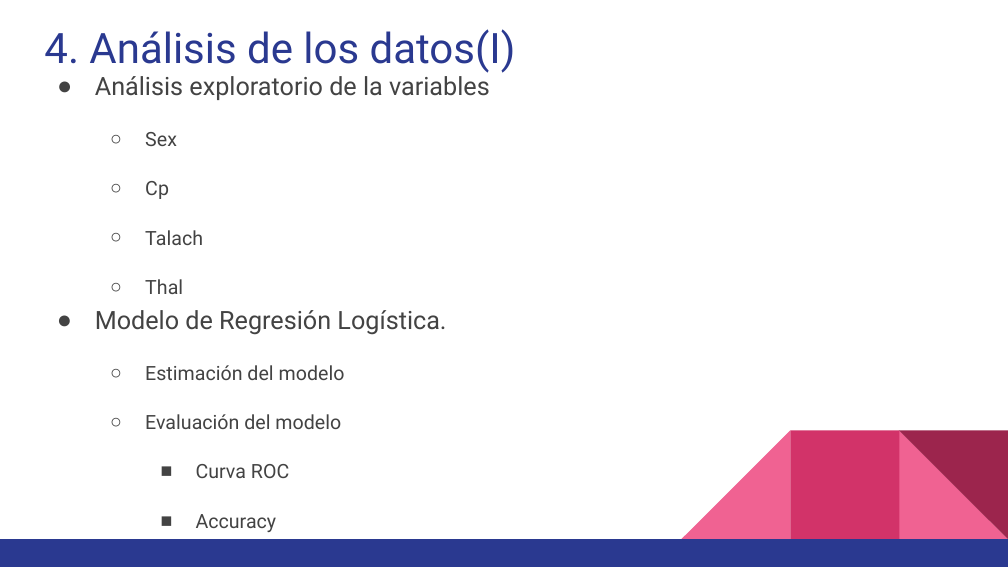
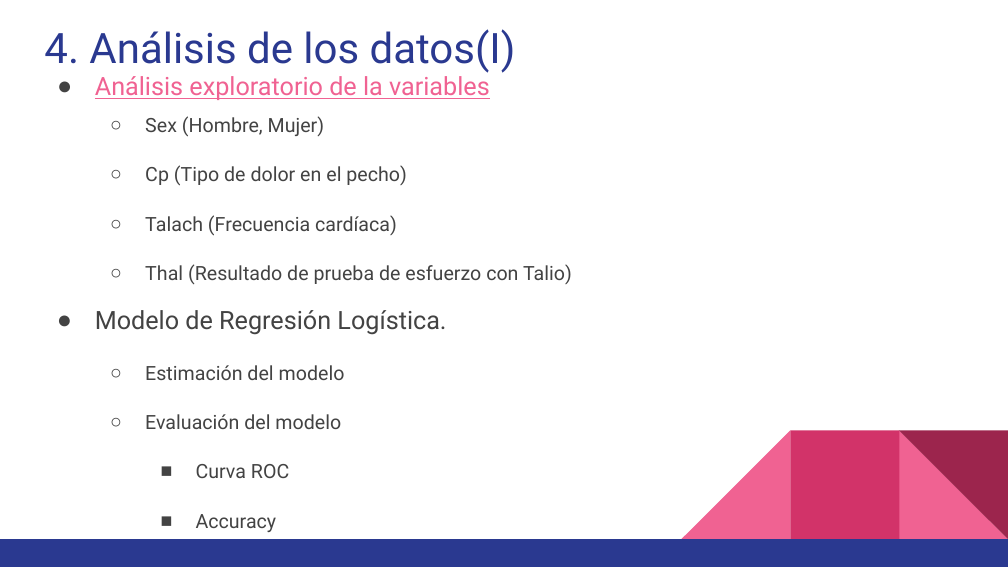
Before and after one commit to rafaeloga/pra2_tipologia, a slide deck: slide 7 of DC_presentacion.pptx. Drawn at 1008x567 pixels with LibreOffice and Linux fonts; fonts in the diff are those of the drawing. Boxes give left, top, right and bottom in pixels: in the first picture for what was removed or moved away, otherwise in the second. Text is boxed around its words. In the diff, an @@ line names an element or a change of style, - is before the commit and + after.

```diff
--- a/DC_presentacion.pptx
+++ b/DC_presentacion.pptx
@@ text at [95, 72, 490, 100]: text colour #434343 to #F06292, underline on in "Análisis exploratorio de la variables" @@
@@ text at [145, 116, 572, 284]: text changed @@
-  ○ Sex
-  ○ Cp
-  ○ Talach
-  ○ Thal
+  ○ Sex (Hombre, Mujer)
+  ○ Cp (Tipo de dolor en el pecho)
+  ○ Talach (Frecuencia cardíaca)
+  ○ Thal (Resultado de prueba de esfuerzo con Talio)
```
Also in this commit, not shown: 1 other slide changed, 2 slides added, 1 other file.
